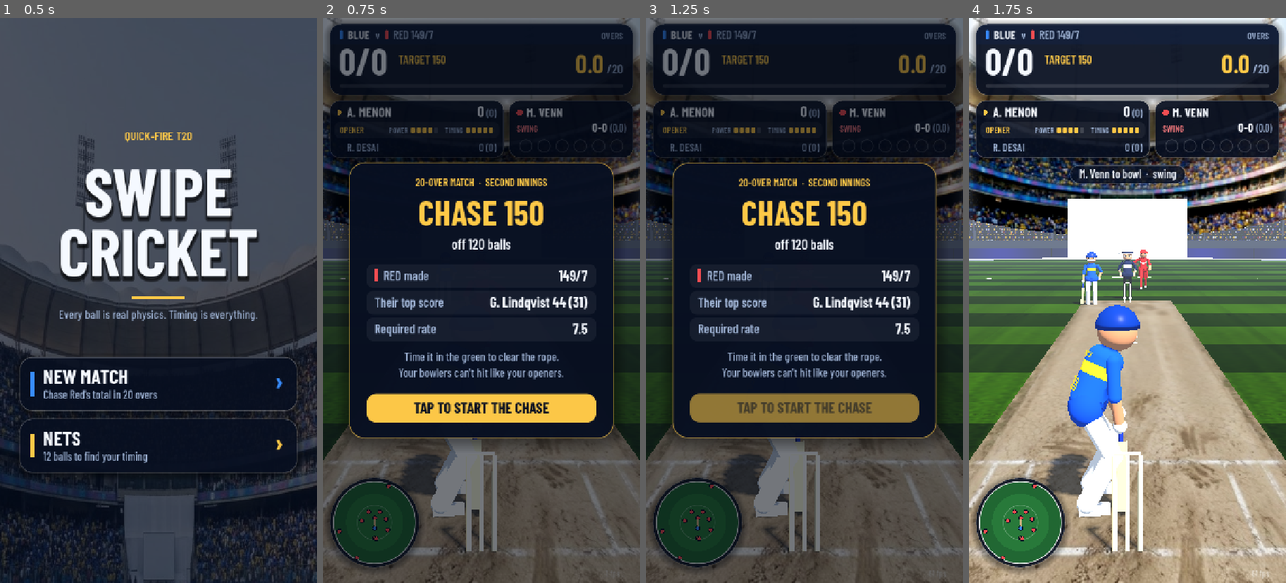
Above: before the commit, frames 1-4 (left to right).
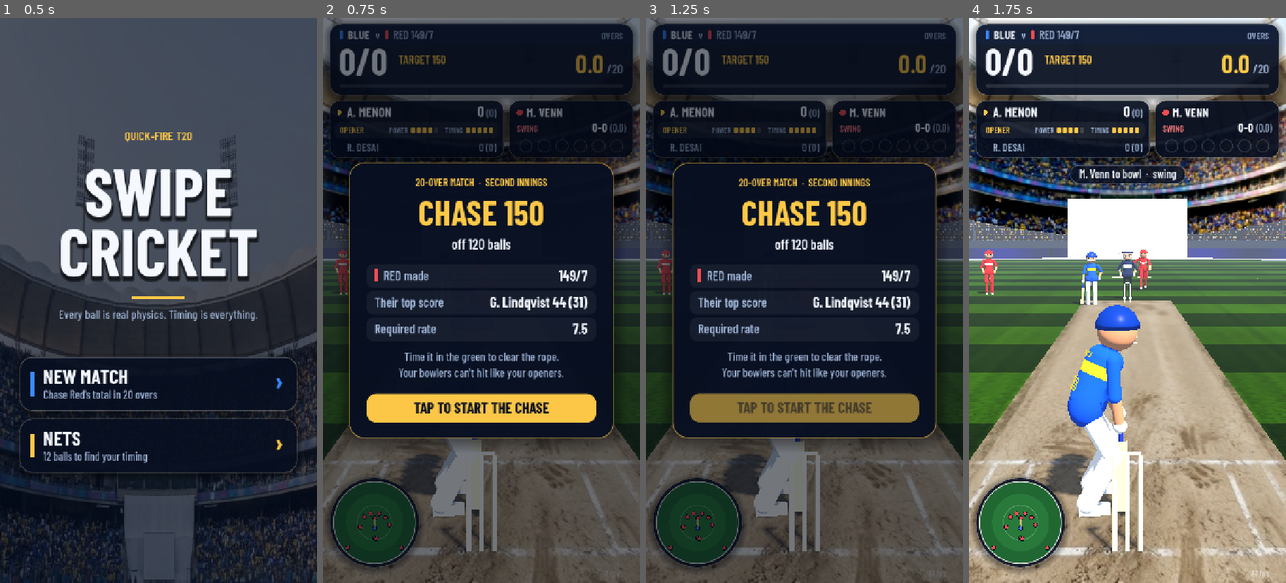
Above: after the commit, the same moments.

Repository: sharuque-dotcom/swipe-cricket
Game: Godot game, scene res://game/menu.tscn
The game is run twice, just before and just after one commit, with the same random seed, the same clock (stepped at 60 frames per second) and the same inputs.
Inputs (mouse positions are in pixels of both pictures, inside the frame that each line leads up to):
- Up to frame 1 (0.5 s): no input
- Up to frame 2 (0.75 s): click "NEW MATCH" at 0.5 s
- Up to frame 3 (1.25 s): no input
- Up to frame 4 (1.75 s): tap Enter at 1.25 s; move the mouse to (1197, 272) at 1.27 s; click (1197, 272) at 1.42 s

Frame 1 is identical in both runs. In frame 2, 0.3% of the frame differs, in the area x 3-26%, y 41-96%; in frame 3, 0.4%; in frame 4, 0.4%, in the area x 2-100%, y 41-96%.

Commit message:
Legal, batter-aware fields
- Fielding restrictions: two outside the 30-yard ring in the powerplay, five
  after it (the old fields had three and six)
- The captain sets the field every ball from the striker's recent shots:
  fielders go where the batter has been scoring, boundaries weighted most
- Shots are remembered per batter and saved with the match
- A field change is announced before the ball; balance sim uses the same fields
- Tests that no shot history can produce an illegal field

Co-Authored-By: Claude Fable 5.2 <noreply@anthropic.com>
Claude-Session: https://claude.ai/code/session_01WnQ5C6G6NnRxoX98Dirqit

Diff:
--- a/core/fielding.gd
+++ b/core/fielding.gd
@@ -68,37 +68,144 @@
 	var field_dir := Vector3.ZERO # which way the ball is travelling when it reaches them
 	var end_pos := Vector3.ZERO   # where the ball is when play ends (fielded, at rest, or over the rope)
 
-## A T20 field. Batter's stumps are at the origin; the bowler runs in from -Z; +X is off side.
-static func layout(spinner: bool, powerplay: bool = true) -> Array[Spot]:
+# ---- Setting the field ----------------------------------------------------------------
+# Angles are in degrees from the batter: 0 is straight back past the bowler, +90 square
+# on the off side, -90 square on the leg side, 180 directly behind.
+
+const MAX_OUT_POWERPLAY := 2   # fielders allowed outside the ring in overs 1 to 6
+const MAX_OUT := 5             # and for the rest of the innings
+const DEEP_IN_FROM_ROPE := 6.5
+const INFIELD_DIST := 24.0     # how far from the bat the ring fielders stand, at most
+const INFIELD_INSIDE_RING := 4.0
+const SHOT_MEMORY := 12        # how many of a batter's shots the captain remembers
+const SHOT_FADE := 0.86        # each older shot counts this much less
+const DEEP_SHOT := 36.0        # a shot that travels this far needs a man in the deep
+
+# Where a captain starts before they have seen the batter: [angle, weight].
+const PRIOR_DEEP := [[-128.0, 1.00], [128.0, 0.92], [-80.0, 0.80], [14.0, 0.74], [48.0, 0.66],
+	[-42.0, 0.62], [-14.0, 0.58], [88.0, 0.50]]
+const PRIOR_IN := [[16.0, 1.00], [-16.0, 0.98], [46.0, 0.96], [80.0, 0.90], [-46.0, 0.88],
+	[-84.0, 0.74], [122.0, 0.56], [-122.0, 0.52]]
+
+static func _bump(a: float, b: float, width: float) -> float:
+	var d := absf(wrapf(a - b, -180.0, 180.0))
+	return exp(-0.5 * (d / width) * (d / width))
+
+static func _demand(angle: float, prior: Array, shots: Array, deep: bool) -> float:
+	var v := 0.0
+	for p: Array in prior:
+		v += float(p[1]) * _bump(angle, float(p[0]), 13.0)
+	# Recent shots pull fielders toward where this batter scores, boundaries most of all.
+	var n := shots.size()
+	for i in n:
+		var sh: Array = shots[i]
+		var far := float(sh[1]) >= DEEP_SHOT or int(sh[2]) >= 4
+		if far != deep:
+			continue
+		var w := (0.55 + 0.30 * float(sh[2])) * pow(SHOT_FADE, n - 1 - i)
+		v += w * _bump(angle, float(sh[0]), 15.0)
+	return v
+
+## Picks `count` angles: the busiest first, each pick thinning out the demand around it
+## so the next man goes somewhere else.
+static func _pick(count: int, lo: float, hi: float, prior: Array, shots: Array, deep: bool, spread: float) -> Array:
+	var angles := []
+	var value := []
+	var a := -178.0
+	while a <= 178.0:
+		if absf(a) >= lo and absf(a) <= hi:
+			angles.append(a)
+			value.append(_demand(a, prior, shots, deep))
+		a += 4.0
+	var out := []
+	for _k in count:
+		var best := 0
+		for i in angles.size():
+			if value[i] > value[best]:
+				best = i
+		var at: float = angles[best]
+		out.append(at)
+		for i in angles.size():
+			value[i] *= 1.0 - 0.97 * _bump(angles[i], at, spread)
+	return out
+
+static func _dir(angle: float) -> Vector3:
+	var r := deg_to_rad(angle)
+	return Vector3(sin(r), 0.0, -cos(r))
+
+static func position_name(angle: float, deep: bool) -> String:
+	var off := angle >= 0.0
+	var a := absf(angle)
+	if deep:
+		if a < 26.0:
+			return "long-off" if off else "long-on"
+		if a < 62.0:
+			return "deep cover" if off else "deep midwicket"
+		if a < 104.0:
+			return "deep point" if off else "deep square leg"
+		return "third man" if off else "fine leg"
+	if a < 28.0:
+		return "mid-off" if off else "mid-on"
+	if a < 62.0:
+		return "cover" if off else "midwicket"
+	if a < 104.0:
+		return "point" if off else "square leg"
+	return "short third" if off else "short fine leg"
+
+## A T20 field, set to the laws and to the batter. Batter's stumps are at the origin; the
+## bowler runs in from -Z; +X is the off side. Never more than two outside the ring in the
+## powerplay, never more than five after it. `shots` is the striker's recent scoring shots
+## as [angle in degrees, metres travelled, runs]; fielders move to where they have been
+## hitting it, which leaves the gaps somewhere they have not.
+## Order: keeper first, bowler last.
+static func layout(spinner: bool, powerplay: bool = true, shots: Array = []) -> Array[Spot]:
 	var f: Array[Spot] = []
+	var close := 0
 	if spinner:
 		# The keeper stays back to the spinners too, out of the batter's eyeline.
 		f.append(Spot.new("keeper", 0.3, KEEPER_BACK_SPIN, Kind.KEEPER, 1.3))
-		f.append(Spot.new("long-on", -22.0, -66.0, Kind.DEEP, 1.0))
 	else:
 		f.append(Spot.new("keeper", 0.4, KEEPER_BACK_PACE, Kind.KEEPER, 1.5))
 		if powerplay:
 			f.append(Spot.new("slip", 2.4, 15.8, Kind.CLOSE, 1.3))
-		else:
-			f.append(Spot.new("deep cover", 40.0, -40.0, Kind.DEEP, 1.0))
-	# After the powerplay, point drops back and a spinner gets a deep midwicket too.
-	if powerplay:
-		f.append(Spot.new("point", 21.0, 2.0, Kind.INFIELD, 1.0))
-	else:
-		f.append(Spot.new("deep point", 52.0, -2.0, Kind.DEEP, 1.0))
-	f.append(Spot.new("cover", 18.0, -15.0, Kind.INFIELD, 1.0))
-	f.append(Spot.new("mid-off", 9.0, -27.0, Kind.INFIELD, 1.0))
-	f.append(Spot.new("mid-on", -9.0, -27.0, Kind.INFIELD, 1.0))
-	if spinner and not powerplay:
-		f.append(Spot.new("deep midwicket", -42.0, -38.0, Kind.DEEP, 1.0))
-	else:
-		f.append(Spot.new("midwicket", -20.0, -13.0, Kind.INFIELD, 1.0))
-	f.append(Spot.new("deep square leg", -56.0, 4.0, Kind.DEEP, 1.0))
-	f.append(Spot.new("fine leg", -28.0, 46.0, Kind.DEEP, 1.0))
-	f.append(Spot.new("long-off", 22.0, -68.0, Kind.DEEP, 1.0))
+			close = 1
+	var recent := shots.slice(maxi(0, shots.size() - SHOT_MEMORY))
+	var n_out := MAX_OUT_POWERPLAY if powerplay else MAX_OUT
+	var n_in := 9 - n_out - close
+	var bat := Vector3(0.0, 0.0, -1.0)
+	var taken := {}
+	for a: float in _pick(n_out, 0.0, 172.0, PRIOR_DEEP, recent, true, 24.0):
+		var d := _dir(a)
+		var p := bat + d * Pitch.ray_to_circle(bat, d, Pitch.BOUNDARY_RADIUS - DEEP_IN_FROM_ROPE)
+		f.append(Spot.new(_unique(position_name(a, true), taken), p.x, p.z, Kind.DEEP, 1.0))
+	# Nobody in the ring stands behind the keeper or in the bowler's way.
+	for a: float in _pick(n_in, 9.0, 140.0, PRIOR_IN, recent, false, 19.0):
+		var d := _dir(a)
+		var dist := minf(INFIELD_DIST, Pitch.ray_to_circle(bat, d, Pitch.RING_RADIUS) - INFIELD_INSIDE_RING)
+		var p := bat + d * dist
+		f.append(Spot.new(_unique(position_name(a, false), taken), p.x, p.z, Kind.INFIELD, 1.0))
 	# The bowler, in the follow-through, takes return catches.
 	f.append(Spot.new("bowler", 0.6, -17.5, Kind.INFIELD, 0.55))
 	return f
+
+static func _unique(n: String, taken: Dictionary) -> String:
+	if not taken.has(n):
+		taken[n] = 1
+		return n
+	taken[n] += 1
+	var alt: String = {"long-off": "wide long-off", "long-on": "wide long-on", "deep cover": "deep extra cover",
+		"deep midwicket": "cow corner", "deep point": "deep backward point", "deep square leg": "deep backward square",
+		"third man": "fine third man", "fine leg": "long leg", "mid-off": "extra cover", "mid-on": "wide mid-on",
+		"cover": "cover point", "midwicket": "forward square leg", "point": "backward point",
+		"square leg": "backward square leg", "short third": "gully", "short fine leg": "leg slip"}.get(n, n)
+	return alt if taken[n] == 2 else "%s %d" % [n, taken[n]]
+
+static func outside_ring(field: Array) -> int:
+	var n := 0
+	for s in field:
+		if not Pitch.inside_ring(s.pos):
+			n += 1
+	return n
 
 static func _runs_for(stop_time: float, at: Vector3) -> int:
 	var throw := THROW_RELEASE + Vector2(at.x, at.z).length() / THROW_SPEED
--- a/core/match_state.gd
+++ b/core/match_state.gd
@@ -92,6 +92,19 @@
 
 func striker_skill() -> BatterSkill:
 	return skill_of(striker)
+
+## Remember where the striker hit it, for the fielding captain: degrees from straight
+## (+ is the off side), metres travelled, runs scored.
+func note_shot(angle_deg: float, distance: float, scored: int) -> void:
+	var bat: Dictionary = batters[striker]
+	var shots: Array = bat.get("shots", [])
+	shots.append([snappedf(angle_deg, 0.1), snappedf(distance, 0.1), scored])
+	if shots.size() > Fielding.SHOT_MEMORY:
+		shots.pop_front()
+	bat["shots"] = shots
+
+func striker_shots() -> Array:
+	return batters[striker].get("shots", [])
 
 func striker_name() -> String:
 	return batters[striker].name
--- a/core/pitch.gd
+++ b/core/pitch.gd
@@ -15,12 +15,26 @@
 
 const FIELD_CENTRE := Vector3(0.0, 0.0, -LENGTH * 0.5)
 const BOUNDARY_RADIUS := 65.0
+## The 30-yard circle. Fielding restrictions count who stands outside it.
+const RING_RADIUS := 27.43
 
 static func on_pitch(p: Vector3) -> bool:
 	return absf(p.x) <= HALF_WIDTH and p.z >= BOWLER_STUMPS_Z - 1.22 and p.z <= 1.22
 
 static func distance_from_centre(p: Vector3) -> float:
 	return Vector2(p.x - FIELD_CENTRE.x, p.z - FIELD_CENTRE.z).length()
+
+static func inside_ring(p: Vector3) -> bool:
+	return distance_from_centre(p) <= RING_RADIUS
+
+## How far along a ray from `from` (heading `dir`, flat and unit length) a circle of
+## `radius` about the middle of the ground is.
+static func ray_to_circle(from: Vector3, dir: Vector3, radius: float) -> float:
+	var o := Vector2(from.x - FIELD_CENTRE.x, from.z - FIELD_CENTRE.z)
+	var d := Vector2(dir.x, dir.z)
+	var b := o.dot(d)
+	var disc := b * b - (o.length_squared() - radius * radius)
+	return -b + sqrt(maxf(disc, 0.0))
 
 static func beyond_boundary(p: Vector3) -> bool:
 	return distance_from_centre(p) >= BOUNDARY_RADIUS
--- a/game/match_game.gd
+++ b/game/match_game.gd
@@ -112,7 +112,7 @@
 ## Spinners get a keeper up at the stumps and a long-on instead of a slip.
 func _set_field() -> void:
 	_spinner_field = match_state.bowler_style() == "off" or match_state.bowler_style() == "leg"
-	field = Fielding.layout(_spinner_field, match_state.over_index() < 6)
+	field = Fielding.layout(_spinner_field, match_state.over_index() < 6, match_state.striker_shots())
 	for i in fielders.size():
 		var f := fielders[i]
 		# The last spot is the bowler, who is already on the pitch.
@@ -157,13 +157,23 @@
 	machine.state = match_state.machine_state
 	var d := machine.next_for(match_state.bowler_style(), match_state.over_index())
 	match_state.machine_state = machine.state
+	# The captain sets the field every ball, for whoever is on strike and what they have
+	# been doing. Say so when somebody moves.
 	var new_over := match_state.over_index() != _field_over
-	if new_over:
-		_field_over = match_state.over_index()
-		_set_field()
+	_field_over = match_state.over_index()
+	var before := {}
+	for sp in field:
+		before[sp.name] = true
+	_set_field()
+	var moved := []
+	for sp in field:
+		if not before.has(sp.name):
+			moved.append(sp.name)
 	_start_delivery(d)
 	if new_over:
 		hud.set_delivery("%s to bowl  ·  %s" % [match_state.bowler_name(), _style_name(match_state.bowler_style())])
+	elif not moved.is_empty() and not before.is_empty():
+		hud.set_delivery("FIELD CHANGE  ·  %s" % ", ".join(moved.slice(0, 2)))
 	_reset_fielders()
 	umpire.give(Umpire.Sig.NONE)
 	_refresh_hud()
@@ -349,6 +359,8 @@
 	state = State.DEAD
 	timer = 1.6
 	var who := _surname(match_state.striker_name())
+	if r != null and pending != null and pending.exit != null:
+		match_state.note_shot(rad_to_deg(atan2(pending.exit.vel.x, -pending.exit.vel.z)), r.distance, 0 if r.caught else r.runs)
 	if r != null and r.caught:
 		var how := ("c %s b %s" % [r.fielder_name, _surname(match_state.bowler_name())]) if r.fielder_name != "bowler" \
 			else "c & b %s" % _surname(match_state.bowler_name())
--- a/tests/balance_sim.gd
+++ b/tests/balance_sim.gd
@@ -53,7 +53,8 @@
 					break
 				prev = s.pos
 		else:
-			var f := Fielding.evaluate(r.exit, Fielding.layout(style_b == "off" or style_b == "leg", over < 6))
+			var f := Fielding.evaluate(r.exit, Fielding.layout(style_b == "off" or style_b == "leg", over < 6, m.striker_shots()))
+			m.note_shot(rad_to_deg(atan2(r.exit.vel.x, -r.exit.vel.z)), f.distance, 0 if f.caught else f.runs)
 			if f.caught:
 				out = "c " + f.fielder_name
 			else:
--- a/tests/test_match.gd
+++ b/tests/test_match.gd
@@ -7,6 +7,12 @@
 	var e := deg_to_rad(elev_deg)
 	s.vel = (Vector3(sin(a), 0.0, -cos(a)) * cos(e) + Vector3.UP * sin(e)) * speed
 	return s
+
+func _spot(field: Array, name: String) -> Fielding.Spot:
+	for s in field:
+		if s.name == name:
+			return s
+	return null
 
 func test_skier_to_a_fielder_is_caught() -> void:
 	# A gentle lofted hit that comes down near mid-on.
@@ -20,12 +26,16 @@
 
 func test_ground_shot_through_gap_is_four() -> void:
 	# Along the ground between cover and mid-off.
-	var r := Fielding.evaluate(_exit(38.0, 2.0, 34.0), Fielding.layout(false))
+	var field := Fielding.layout(false)
+	var a := _spot(field, "mid-off").pos
+	var b := _spot(field, "cover").pos
+	var mid := (rad_to_deg(atan2(a.x, -(a.z + 1.0))) + rad_to_deg(atan2(b.x, -(b.z + 1.0)))) * 0.5
+	var r := Fielding.evaluate(_exit(mid, 2.0, 34.0), field)
 	check(r.boundary and not r.six, "hard ground drive through the covers gap (got %d runs, %s)" % [r.runs, r.fielder_name])
 
 func test_push_to_fielder_is_no_run() -> void:
 	# Soft push straight at mid-off.
-	var mo := Fielding.layout(false)[4].pos
+	var mo := _spot(Fielding.layout(false), "mid-off").pos
 	var dir := rad_to_deg(atan2(mo.x - 0.1, -(mo.z + 1.2)))
 	var r := Fielding.evaluate(_exit(dir, 1.0, 13.0), Fielding.layout(false))
 	check(not r.boundary and not r.caught and r.runs <= 1, "push to mid-off: %d runs" % r.runs)
@@ -84,7 +94,7 @@
 			check(f[0].kind == Fielding.Kind.KEEPER and f[0].pos.z > 5.0, "keeper stands back, behind the camera")
 
 func test_fielded_ball_reports_where_it_is_taken() -> void:
-	var mo := Fielding.layout(false)[4].pos
+	var mo := _spot(Fielding.layout(false), "mid-off").pos
 	var dir := rad_to_deg(atan2(mo.x - 0.1, -(mo.z + 1.2)))
 	var r := Fielding.evaluate(_exit(dir, 1.0, 13.0), Fielding.layout(false))
 	check(r.fielder >= 0 and r.field_dir.length() > 0.9, "fielder and ball direction are known")
@@ -96,3 +106,33 @@
 	var tail := MatchState.skill_of(10)
 	check(top.bat_speed_max() > tail.bat_speed_max() * 1.2, "the power hitter swings much harder than number eleven")
 	check(top.sweet_scale() > tail.sweet_scale(), "and has a bigger sweet spot")
+
+func test_fielding_restrictions_are_never_broken() -> void:
+	# Whatever the batter has been doing, the field stays legal.
+	var histories := [[], [[0.0, 80.0, 6], [5.0, 78.0, 6], [-8.0, 75.0, 4], [10.0, 70.0, 4], [-30.0, 66.0, 4], [40.0, 70.0, 6]],
+		[[90.0, 66.0, 4], [85.0, 20.0, 1], [-90.0, 66.0, 4], [-120.0, 60.0, 4], [130.0, 62.0, 4], [60.0, 68.0, 4], [-60.0, 70.0, 6]]]
+	for shots: Array in histories:
+		for spinner in [false, true]:
+			var pp := Fielding.layout(spinner, true, shots)
+			var late := Fielding.layout(spinner, false, shots)
+			check(pp.size() == 11 and late.size() == 11, "eleven in the field")
+			check(Fielding.outside_ring(pp) == Fielding.MAX_OUT_POWERPLAY, "powerplay: %d outside the ring" % Fielding.outside_ring(pp))
+			check(Fielding.outside_ring(late) == Fielding.MAX_OUT, "after the powerplay: %d outside the ring" % Fielding.outside_ring(late))
+			for s in late:
+				check(not Pitch.beyond_boundary(s.pos), "%s stands inside the rope" % s.name)
+
+func test_field_follows_the_batter() -> void:
+	# Someone who keeps hitting over cover gets a man out there, and loses one elsewhere.
+	var plain := Fielding.layout(false, true)
+	var shots := [[45.0, 70.0, 4], [50.0, 72.0, 6], [42.0, 68.0, 4]]
+	var moved := Fielding.layout(false, true, shots)
+	var covered := func(field: Array) -> bool:
+		for s in field:
+			if s.kind == Fielding.Kind.DEEP:
+				var a := rad_to_deg(atan2(s.pos.x, -(s.pos.z + 1.0)))
+				if absf(a - 46.0) < 14.0:
+					return true
+		return false
+	check(not covered.call(plain), "no deep cover to begin with in the powerplay")
+	check(covered.call(moved), "a man goes back on the cover boundary")
+	check(Fielding.outside_ring(moved) == Fielding.MAX_OUT_POWERPLAY, "and still only two are out")
